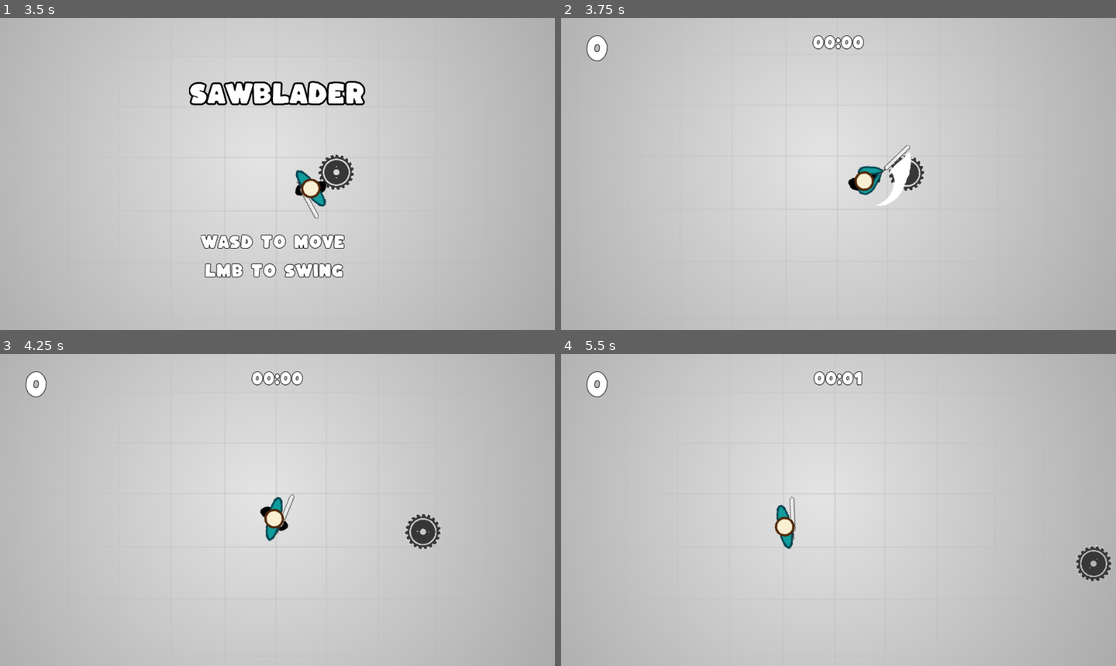
Above: before the commit, frames 1-4 (two rows, left to right).
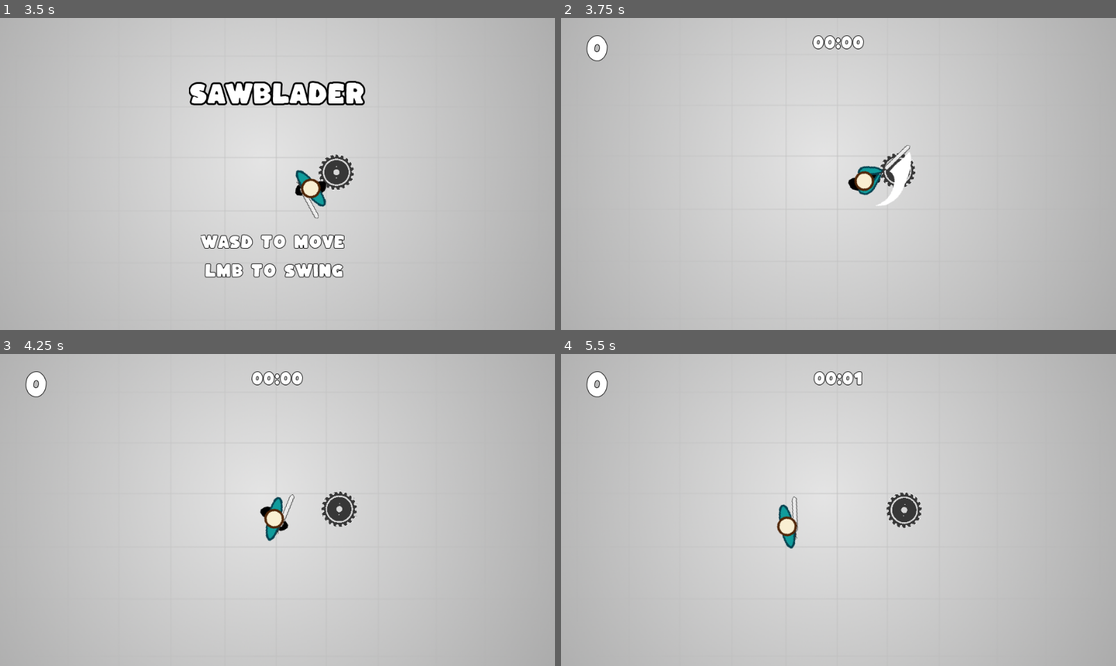
Above: after the commit, the same moments.

Repository: Zircon332/Sawblader
Game: Godot game, scene res://scenes/main.tscn
Same seed, same stepped clock (60 frames per second), same inputs: the game is played once before the commit and once after it.
Inputs (mouse positions are in pixels of both pictures, inside the frame that each line leads up to):
- Up to frame 1 (3.5 s): tap Enter at 0.5 s; move the mouse to (399, 158) at 0.52 s; hold D (move_right) 0.53-1.28 s; click (399, 158) at 0.6 s; move the mouse to (166, 189) at 1.27 s; hold S (move_down) 1.28-2.03 s; click (166, 189) at 1.35 s; move the mouse to (333, 105) at 2.02 s; hold D (move_right) 2.03-2.78 s; click (333, 105) at 2.1 s; move the mouse to (249, 236) at 2.77 s; hold W (move_up) from 2.78 s (still down); click (249, 236) at 2.85 s
- Up to frame 2 (3.75 s): move the mouse to (1005, 220) at 3.52 s; release W (move_up) at 3.53 s; hold A (move_left) from 3.53 s (still down); click (1005, 220) at 3.6 s
- Up to frame 3 (4.25 s): keep holding A (move_left)
- Up to frame 4 (5.5 s): move the mouse to (672, 463) at 4.27 s; click (672, 463) at 4.35 s; move the mouse to (866, 510) at 5.02 s; release A (move_left) at 5.03 s; hold S (move_down) from 5.03 s (still down); click (866, 510) at 5.1 s

Frame 1 is identical in both runs. In frame 2, 0.3% of the frame differs, in the area x 57-66%, y 43-56%; in frame 3, 0.9%; in frame 4, 1.3%, in the area x 38-100%, y 44-74%.

Commit message:
scale saw speed exponentially with strength

Diff:
--- a/entities/saw/saw.gd
+++ b/entities/saw/saw.gd
@@ -43,7 +43,8 @@
 
 
 func hit(strength, angle):
-	velocity = Vector2.UP.rotated(angle) * strength
+	var speed = pow(strength, 2) * 0.0001
+	velocity = Vector2.UP.rotated(angle) * speed
 	_kill_streak = 0
 	emit_signal("hit", strength)
 	world.start_game()
